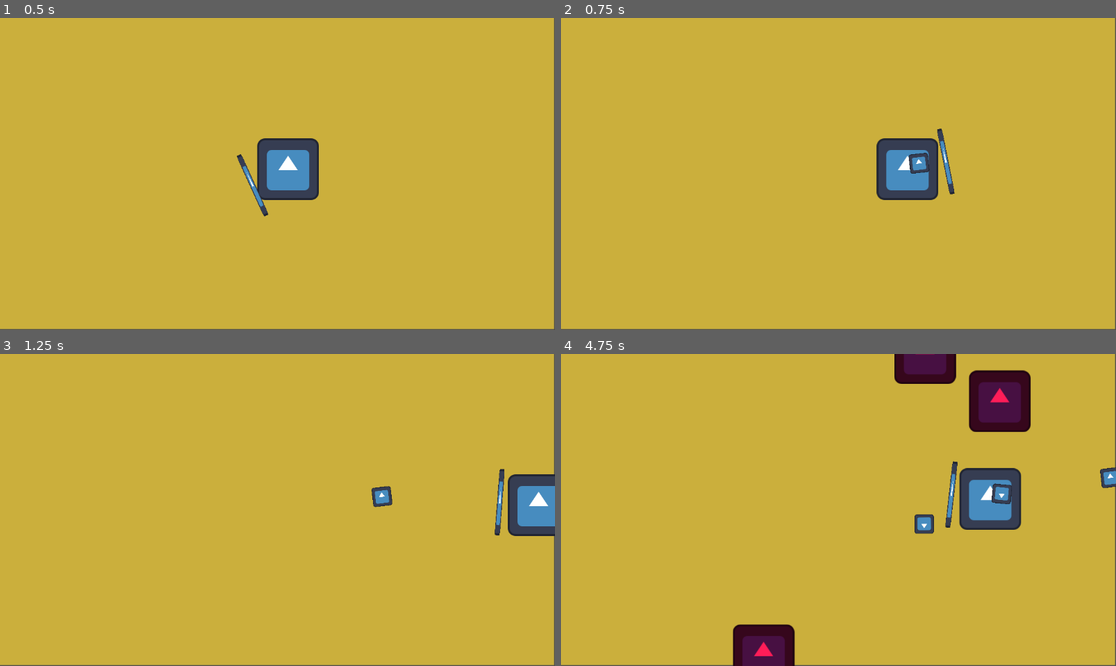
Above: before the commit, frames 1-4 (two rows, left to right).
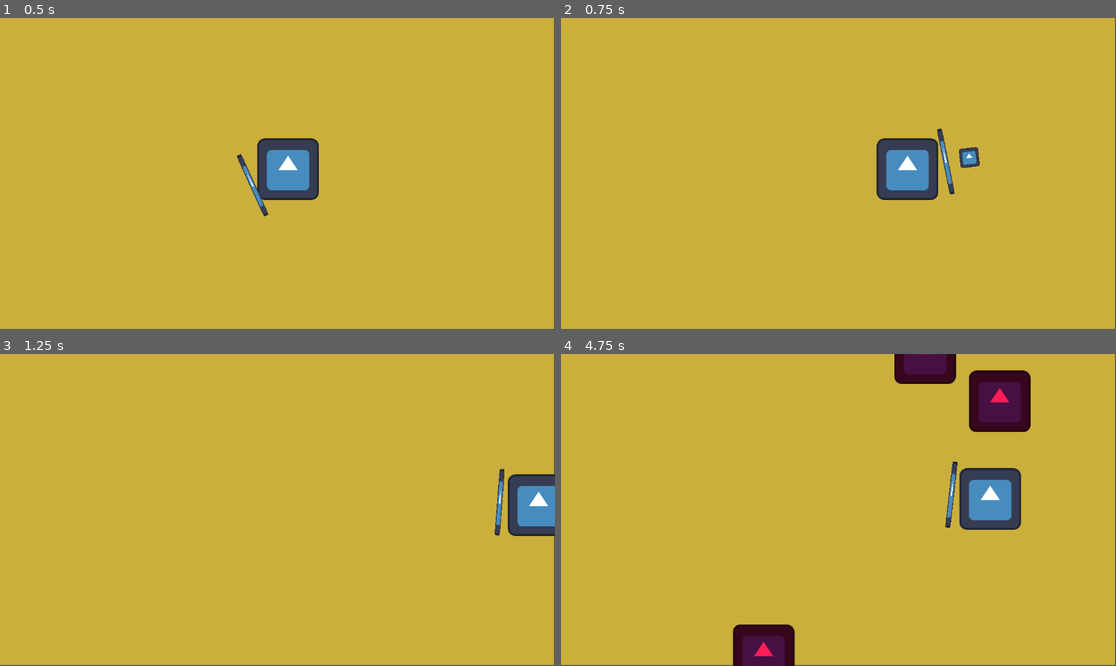
Above: after the commit, the same moments.

Repository: NicholasNg380/PING
Game: Godot game, scene res://scenes/Game.tscn
Two runs of this game, one before a commit and one after it. Both use one fixed random seed, a clock stepped at 60 frames per second and the inputs below. The engine's default icon, where the game draws it, is replaced by a stand-in: a white triangle on a blue panel in a dark square.
Inputs (mouse positions are in pixels of both pictures, inside the frame that each line leads up to):
- Up to frame 1 (0.5 s): no input
- Up to frame 2 (0.75 s): tap Enter at 0.5 s; move the mouse to (960, 158) at 0.52 s; hold D (right) from 0.53 s (still down); tap Space (hit) at 0.6 s
- Up to frame 3 (1.25 s): keep holding D (right)
- Up to frame 4 (4.75 s): move the mouse to (727, 525) at 1.27 s; release D (right) at 1.28 s; hold S (down) 1.28-2.03 s; tap Space (hit) at 1.35, 2.3, 2.85, 3.6, 4.55 s; move the mouse to (894, 441) at 2.02 s; hold D (right) 2.03-2.78 s; tap Shift (shift) at 2.1, 4.35 s; move the mouse to (810, 572) at 2.77 s; hold W (up) 2.78-3.53 s; move the mouse to (1005, 556) at 3.52 s; hold A (left) from 3.53 s (still down); move the mouse to (672, 463) at 4.27 s

Frame 1 is identical in both runs. In frame 2, 0.4% of the frame differs, in the area x 62-76%, y 41-50%; in frame 3, 0.2%; in frame 4, 0.5%, in the area x 63-100%, y 36-58%.

Commit message:
updated attacking and added enemy health/death

Diff:
--- a/project.godot
+++ b/project.godot
@@ -14,6 +14,11 @@
 run/main_scene="uid://bgl38ua186ky2"
 config/features=PackedStringArray("4.6", "Forward Plus")
 config/icon="res://assets/sprites/icon.svg"
+
+[global_group]
+
+Enemy=""
+Player=""
 
 [input]
 
--- a/scenes/Ball.tscn
+++ b/scenes/Ball.tscn
@@ -3,10 +3,23 @@
 [ext_resource type="Script" uid="uid://dle8ce6i1hck2" path="res://scripts/ball.gd" id="1_ja1hk"]
 [ext_resource type="Texture2D" uid="uid://b68vj6s7fxrwm" path="res://assets/sprites/icon.svg" id="2_ul5l2"]
 
+[sub_resource type="CircleShape2D" id="CircleShape2D_ja1hk"]
+radius = 19.697716
+
 [node name="Ball" type="Node2D" unique_id=305474800]
 script = ExtResource("1_ja1hk")
 
-[node name="Sprite2D" type="Sprite2D" parent="." unique_id=45031845]
+[node name="BallSprite" type="Sprite2D" parent="." unique_id=45031845]
 position = Vector2(-1.0000038, -3.8146973e-06)
 scale = Vector2(0.3125, 0.3125)
 texture = ExtResource("2_ul5l2")
+
+[node name="BallHitBox" type="Area2D" parent="." unique_id=1935173052]
+collision_mask = 5
+
+[node name="CollisionShape2D" type="CollisionShape2D" parent="BallHitBox" unique_id=1012746043]
+shape = SubResource("CircleShape2D_ja1hk")
+
+[connection signal="area_entered" from="BallHitBox" to="." method="_on_ball_hit_box_area_entered"]
+[connection signal="area_shape_entered" from="BallHitBox" to="." method="_on_ball_hit_box_area_shape_entered"]
+[connection signal="body_entered" from="BallHitBox" to="." method="_on_ball_hit_box_body_entered"]
--- a/scenes/Enemy.tscn
+++ b/scenes/Enemy.tscn
@@ -6,7 +6,7 @@
 [sub_resource type="RectangleShape2D" id="RectangleShape2D_55jtl"]
 size = Vector2(107, 104)
 
-[node name="Enemy" type="CharacterBody2D" unique_id=1863187210]
+[node name="Enemy" type="CharacterBody2D" unique_id=1863187210 groups=["Enemy"]]
 collision_layer = 4
 collision_mask = 3
 platform_floor_layers = 0
@@ -16,6 +16,12 @@
 modulate = Color(1, 0.11372549, 0.34509805, 1)
 texture = ExtResource("2_4ra3w")
 
-[node name="CollisionShape2D" type="CollisionShape2D" parent="." unique_id=2083497812]
+[node name="Area2D" type="Area2D" parent="." unique_id=1268213906]
+
+[node name="AreaCollision" type="CollisionShape2D" parent="Area2D" unique_id=2083497812]
 position = Vector2(1.5, 0)
 shape = SubResource("RectangleShape2D_55jtl")
+
+[node name="CollisionShape2D" type="CollisionShape2D" parent="." unique_id=1425238540]
+position = Vector2(1.5, 0)
+shape = SubResource("RectangleShape2D_55jtl")
--- a/scenes/Player.tscn
+++ b/scenes/Player.tscn
@@ -7,7 +7,7 @@
 [sub_resource type="RectangleShape2D" id="RectangleShape2D_xhfnw"]
 size = Vector2(126, 127)
 
-[node name="Player" type="CharacterBody2D" unique_id=250388077]
+[node name="Player" type="CharacterBody2D" unique_id=250388077 groups=["Player"]]
 platform_floor_layers = 0
 script = ExtResource("1_v6fml")
 
@@ -18,4 +18,10 @@
 position = Vector2(0, -0.5)
 shape = SubResource("RectangleShape2D_xhfnw")
 
-[node name="Node2D" parent="." unique_id=1252679974 instance=ExtResource("3_3li8b")]
+[node name="Paddle" parent="." unique_id=1252679974 instance=ExtResource("3_3li8b")]
+
+[node name="Area2D" type="Area2D" parent="." unique_id=1066302195]
+
+[node name="CollisionShape2D" type="CollisionShape2D" parent="Area2D" unique_id=1760170888]
+position = Vector2(0, -0.5)
+shape = SubResource("RectangleShape2D_xhfnw")
--- a/scenes/paddle.gd
+++ b/scenes/paddle.gd
@@ -2,7 +2,10 @@
 
 const BALL = preload("res://scenes/Ball.tscn")
 
+var ball = null
+
 @onready var arrow: Marker2D = $Marker2D
+var hasBall: bool = true
 
 func _process(delta: float) -> void:
 	look_at(get_global_mouse_position())
@@ -14,7 +17,18 @@
 		scale.y = 1
 
 	if Input.is_action_just_pressed("hit"):
-		var ball_instance = BALL.instantiate()
-		get_tree().root.add_child(ball_instance)
-		ball_instance.global_position = arrow.global_position
-		ball_instance.rotation = rotation
+		if hasBall:
+			hasBall = false
+			if ball == null:
+				var ball_instance = BALL.instantiate()
+				get_parent().add_child(ball_instance)
+				ball = ball_instance
+			ball.has_ball.connect(_on_has_ball)
+			ball.global_position = arrow.global_position
+			ball.rotation = rotation
+			ball.direction = arrow.global_position.direction_to(get_global_mouse_position())
+			ball.hit_paddle()
+
+func _on_has_ball():
+	hasBall = true
+	pass
--- a/scripts/ball.gd
+++ b/scripts/ball.gd
@@ -1,6 +1,42 @@
 class_name Ball extends Node2D
 
-const SPEED: int = 100
+
+const SPEED: int = 1000
+enum State {INACTIVE, HIT_ENEMY, HIT_PADDLE, HIT_WALL}
+var ball_state = State.INACTIVE
+var player
+signal has_ball
+var sprite
+var direction
+
+func _ready() -> void:
+	player = get_parent()
+	sprite = $BallSprite
+	set_as_top_level(true)
+	pass
 
 func _process(delta: float) -> void:
-	position += transform.x * SPEED * delta
+	if ball_state == State.INACTIVE:
+		sprite.visible = false
+		global_position = player.global_position
+	elif ball_state == State.HIT_PADDLE:
+		sprite.visible = true
+		global_position += direction * SPEED * delta
+	elif ball_state == State.HIT_ENEMY:
+		direction = global_position.direction_to(player.global_position)
+		global_position += direction * SPEED * delta
+
+func hit_paddle():
+	ball_state = State.HIT_PADDLE
+	pass
+
+func _on_ball_hit_box_body_entered(body: Node2D) -> void:
+	if ball_state == State.HIT_PADDLE:
+		if body.is_in_group("Enemy"):
+			ball_state = State.HIT_ENEMY
+			body.take_damage()
+	if ball_state == State.HIT_ENEMY or ball_state == State.HIT_WALL:
+		if body.is_in_group("Player"):
+			ball_state = State.INACTIVE
+			has_ball.emit()
+	pass # Replace with function body.
--- a/scripts/enemy.gd
+++ b/scripts/enemy.gd
@@ -3,8 +3,14 @@
 @onready var player = get_node("/root/Game/Player")
 
 var enemySpeed = 150.0
+var enemyHealth = 2
 
 func _physics_process(delta):
 	var direction = global_position.direction_to(player.global_position)
 	velocity = direction * enemySpeed
 	move_and_slide()
+	if (enemyHealth <= 0):
+		queue_free()
+
+func take_damage():
+	enemyHealth -= 1
